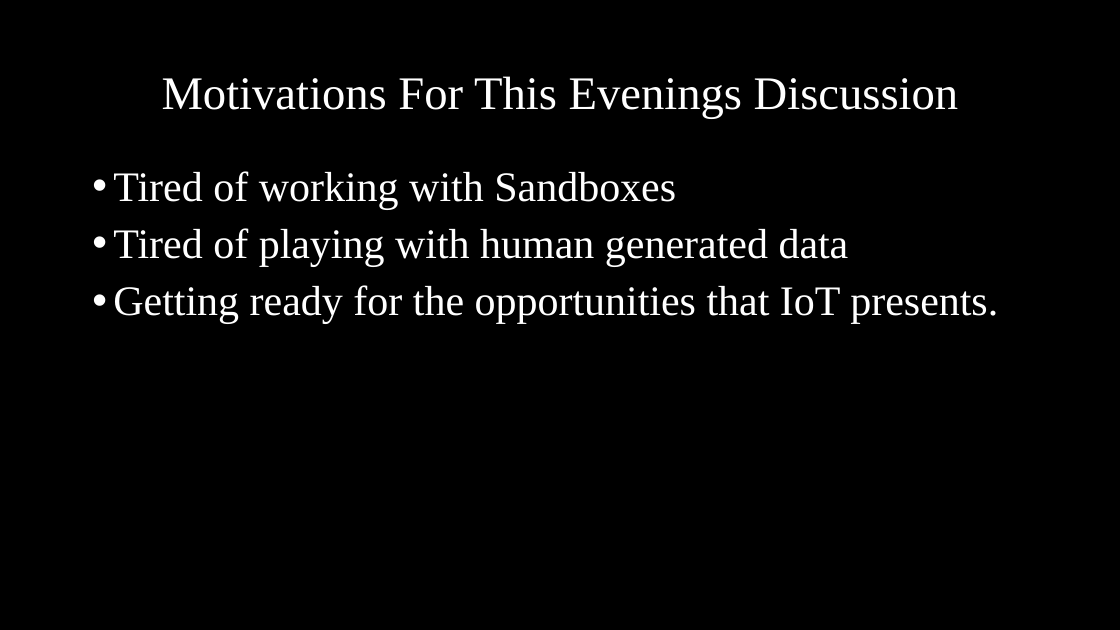
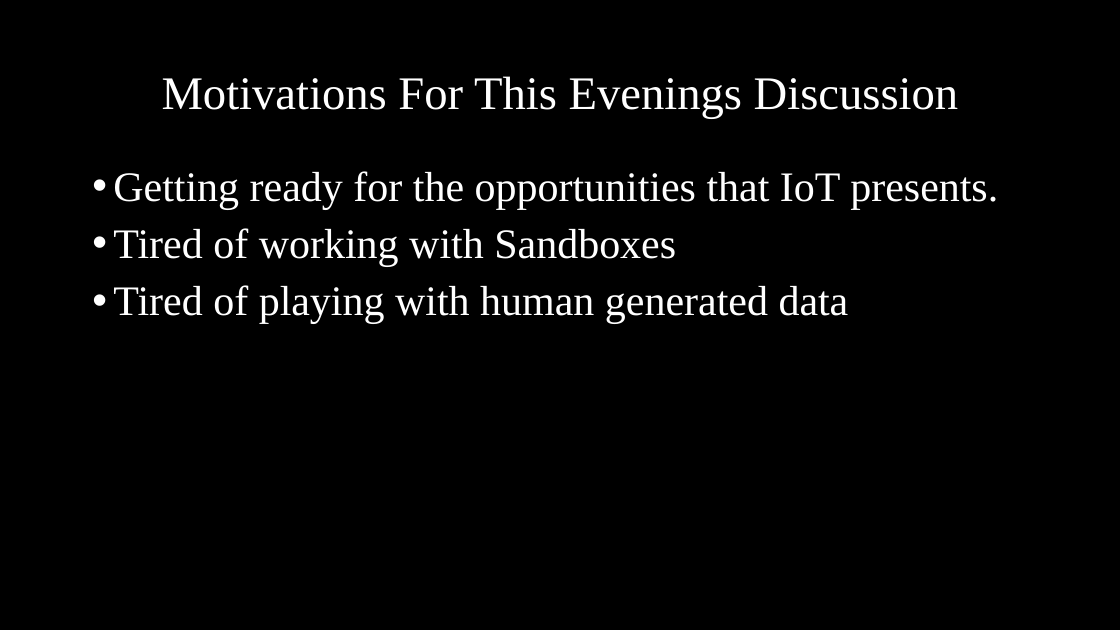
Before and after one commit to MassStreetAnalytics/iot-with-satori, a slide deck: slide 7 of Documents/IoT With Satori.pptx. Drawn at 1120x630 pixels with LibreOffice and Linux fonts; fonts in the diff are those of the drawing; background and template pictures are left out. Boxes give left, top, right and bottom in pixels: in the first picture for what was removed or moved away, otherwise in the second. Text is boxed around its words. In the diff, an @@ line names an element or a change of style, - is before the commit and + after.

```diff
--- a/Documents/IoT With Satori.pptx
+++ b/Documents/IoT With Satori.pptx
@@ text at (113,171,998,209): paragraph added @@
+• Getting ready for the opportunities that IoT presents.
@@ text at (113,285,998,323): paragraph removed @@
-• Getting ready for the opportunities that IoT presents.
```
Also in this commit, not shown: 1 other slide changed.
